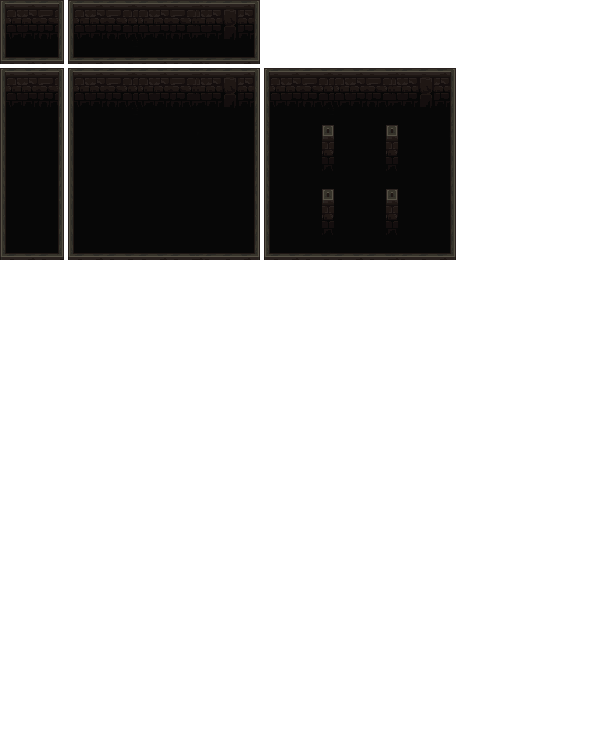
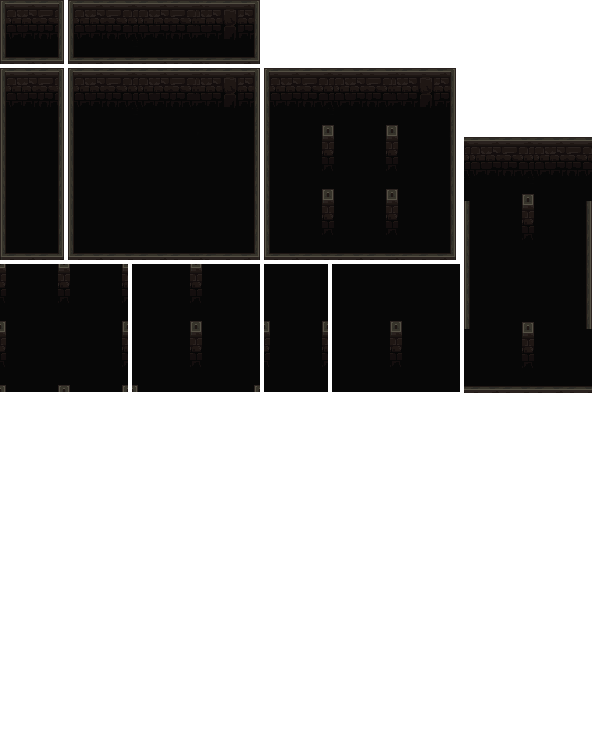
Two versions of the same layered image (592px x 736px). Layer-by-layer changes:
painted on "Pasted Layer #7" over [0, 137, 592, 393]
